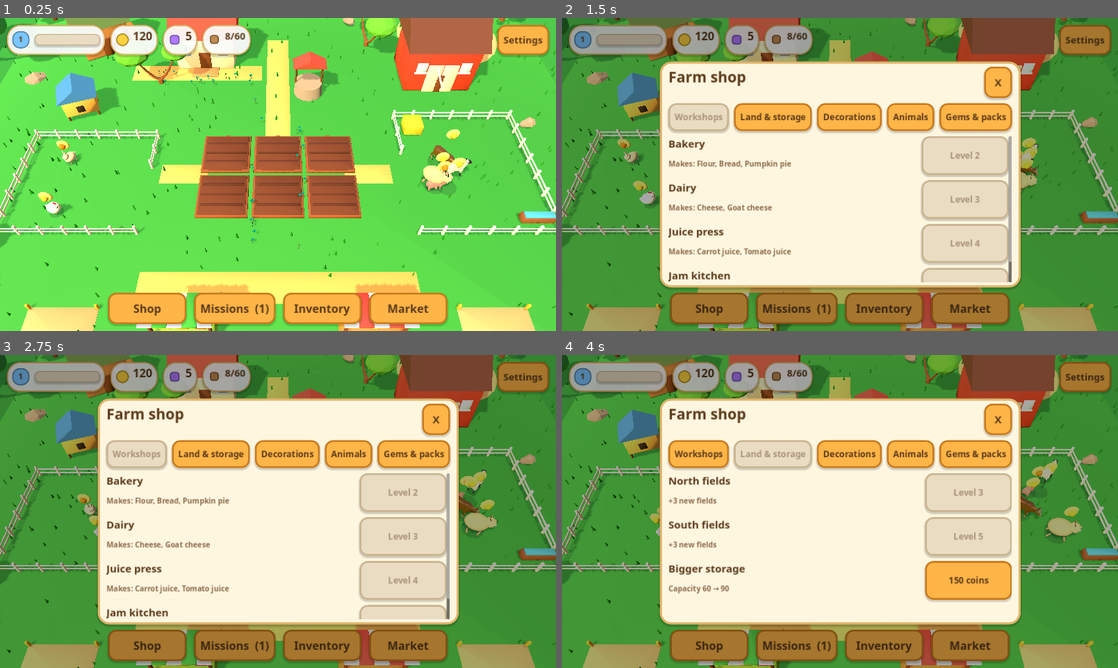
Above: before the commit, frames 1-4 (two rows, left to right).
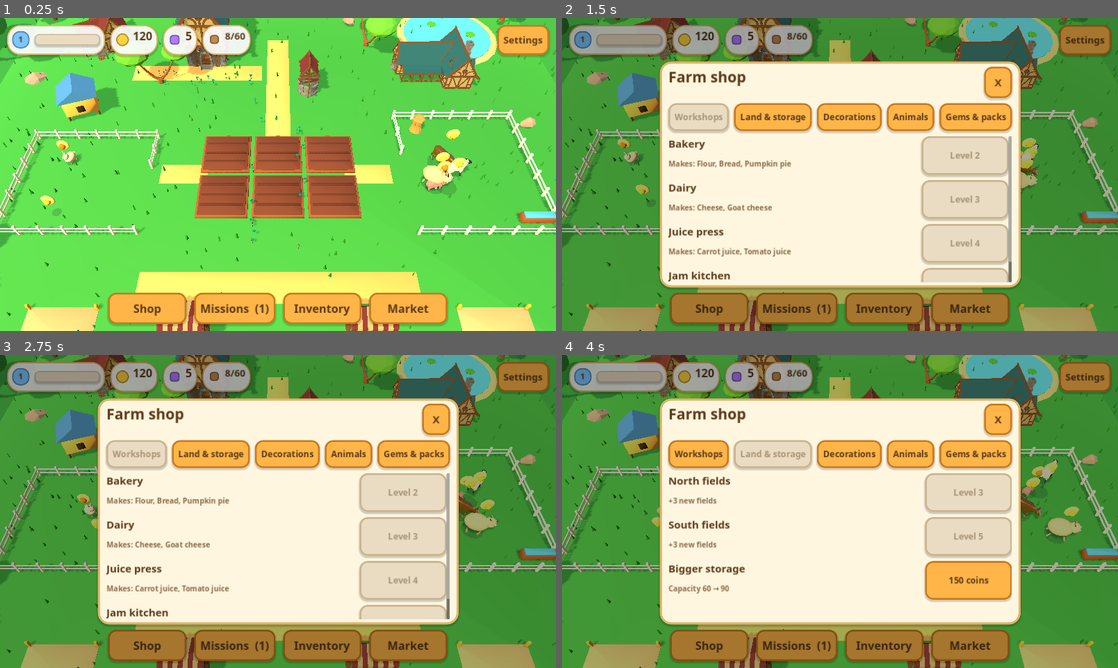
Above: after the commit, the same moments.

Repository: rababalhendy2-crypto/happy-farmworld
Game: Godot game, scene res://scenes/main.tscn
Same seed, same stepped clock (60 frames per second), same inputs: the game is played once before the commit and once after it.
Inputs:
- Up to frame 1 (0.25 s): no input
- Up to frame 2 (1.5 s): click "Shop" at 0.5 s; click "Missions (1)" at 1.25 s
- Up to frame 3 (2.75 s): click "Inventory" at 2 s
- Up to frame 4 (4 s): click "Market" at 2.75 s; click "Land & storage" at 3.5 s

The runs differ from the first frame. In frame 1, 8.4% of the frame differs, in the area x 6-89%, y 0-100%; in frame 2, 5.7%; in frame 3, 5.5%; in frame 4, 5.5%.

Commit message:
Replace cube buildings and workshops with CC0 village models; fix market stand size; hay bale model
Co-Authored-By: Claude Opus 5.5 <noreply@anthropic.com>
Claude-Session: https://claude.ai/code/session_01FMeQbxj4ZFq6wfEh9j1Ku1

Diff:
--- a/scripts/world/farm_world.gd
+++ b/scripts/world/farm_world.gd
@@ -232,7 +232,11 @@
 	# Water trough and hay in pens
 	MF.box(self, Vector3(1.6, 0.4, 0.5), Color("#8a5a36"), Vector3(12.2, 0.2, 4.2))
 	MF.box(self, Vector3(1.4, 0.1, 0.35), Color("#58b7ea"), Vector3(12.2, 0.42, 4.2))
-	MF.box(self, Vector3(1.0, 0.7, 1.0), Color("#e8c547"), Vector3(7.4, 0.35, -1.7))
+	var hay := Node3D.new()
+	hay.position = Vector3(7.6, 0, -1.6)
+	add_child(hay)
+	if not MF.building_model(hay, "Hay.obj", Vector3(1.4, 1.0, 1.4), 30.0):
+		MF.box(hay, Vector3(1.0, 0.7, 1.0), Color("#e8c547"), Vector3(0, 0.35, 0))
 	# Trees around the edge
 	var rng := RandomNumberGenerator.new()
 	rng.seed = 42
--- a/scripts/world/model_factory.gd
+++ b/scripts/world/model_factory.gd
@@ -64,7 +64,7 @@
 ## The nature pack has plain grey materials -> trunk/stem gets brown, the rest gets `tint`.
 static func _recolor(mi: MeshInstance3D, path: String, tint: Color) -> void:
 	var m := mi.mesh
-	if path.begins_with("crops/"):
+	if not path.begins_with("nature/"):
 		for i in m.get_surface_count():
 			var sm: Material = m.surface_get_material(i)
 			if sm is StandardMaterial3D:
@@ -89,6 +89,26 @@
 				c = Color("#8a5a36")
 			mi.set_surface_override_material(i, mat(c))
 
+## Places a village-pack building so it fills `footprint` (x/z in metres), standing on the ground.
+static func building_model(parent: Node3D, file: String, footprint: Vector3, rot_y: float = 0.0) -> bool:
+	var m: Mesh = res("village/" + file)
+	if m == null:
+		return false
+	var a := m.get_aabb()
+	var k := maxf(footprint.x, footprint.z) / maxf(maxf(a.size.x, a.size.z), 0.001)
+	if footprint.y > 0.0:  # optional height cap
+		k = minf(k, footprint.y / maxf(a.size.y, 0.001))
+	var pivot := Node3D.new()
+	pivot.rotation_degrees.y = rot_y
+	parent.add_child(pivot)
+	var mi := MeshInstance3D.new()
+	mi.mesh = m
+	mi.scale = Vector3.ONE * k
+	mi.position = Vector3(-(a.position.x + a.size.x * 0.5) * k, -a.position.y * k, -(a.position.z + a.size.z * 0.5) * k)
+	_recolor(mi, "village/" + file, Color(0, 0, 0, 0))
+	pivot.add_child(mi)
+	return true
+
 static func box(parent: Node3D, size: Vector3, color: Color, pos: Vector3, rot := Vector3.ZERO) -> MeshInstance3D:
 	var mesh := _cached("box%s" % size, func(): return rounded_box(size))
 	return _mi(mesh, color, pos, parent, rot)
@@ -154,17 +174,23 @@
 		box(parent, Vector3(0.75, 0.1, 0.1), Color.WHITE, Vector3(x, h * 0.62 - 0.35, d / 2 + 0.05))
 
 static func farmhouse(parent: Node3D) -> void:
+	if building_model(parent, "House_1.obj", Vector3(4.2, 0, 3.6), 0.0):
+		return
 	house(parent, Color("#fff3d6"), Color("#e2574c"), 3.6, 3.0, 2.2)
 	box(parent, Vector3(0.5, 1.2, 0.5), Color("#b9b2a8"), Vector3(1.0, 3.3, -0.4))  # chimney
 	box(parent, Vector3(1.6, 0.12, 0.9), Color("#c89b6d"), Vector3(0, 0.06, 1.95))  # porch
 
 static func barn(parent: Node3D) -> void:
+	if building_model(parent, "Stable.obj", Vector3(4.8, 0, 3.8), 0.0):
+		return
 	house(parent, Color("#c94b3b"), Color("#6e4a3a"), 4.0, 3.2, 2.8)
 	for x in [-0.45, 0.45]:
 		box(parent, Vector3(0.85, 1.9, 0.08), Color("#fff3d6"), Vector3(x, 0.95, 1.63))
 	box(parent, Vector3(0.12, 1.8, 0.1), Color.WHITE, Vector3(0, 0.95, 1.68), Vector3(0, 0, 25))
 
 static func coop(parent: Node3D) -> void:
+	if false:  # House_4 is roofless; keep the painted coop
+		return
 	box(parent, Vector3(1.8, 1.1, 1.4), Color("#f2c46d"), Vector3(0, 0.85, 0))
 	for x in [-0.8, 0.8]:
 		for z in [-0.6, 0.6]:
@@ -173,11 +199,15 @@
 	box(parent, Vector3(0.4, 0.4, 0.06), Color("#3a2a1a"), Vector3(0, 0.75, 0.72))
 
 static func warehouse(parent: Node3D) -> void:
+	if building_model(parent, "Blacksmith.obj", Vector3(3.6, 0, 3.0), 0.0):
+		return
 	house(parent, Color("#b98a5a"), Color("#5c7d4b"), 3.0, 2.4, 2.0)
 	for i in 3:
 		box(parent, Vector3(0.6, 0.6, 0.6), Color("#d9a85c"), Vector3(1.9, 0.3 + i * 0.0, -0.6 + i * 0.65))
 
 static func seed_shop(parent: Node3D) -> void:
+	if building_model(parent, "MarketStand_1.obj", Vector3(1.8, 1.9, 1.8), 90.0):
+		return
 	box(parent, Vector3(2.4, 0.9, 1.0), Color("#8bc34a"), Vector3(0, 0.45, 0))
 	for x in [-1.1, 1.1]:
 		cyl(parent, 0.07, 0.07, 2.2, Color("#7a4a2a"), Vector3(x, 1.1, -0.4))
@@ -189,6 +219,8 @@
 		box(parent, Vector3(0.5, 0.3, 0.5), cols[i], Vector3(-0.7 + i * 0.7, 1.05, 0))
 
 static func market_stand(parent: Node3D) -> void:
+	if building_model(parent, "MarketStand_2.obj", Vector3(1.8, 1.9, 1.8), 90.0):
+		return
 	box(parent, Vector3(2.4, 0.9, 1.0), Color("#d08c4c"), Vector3(0, 0.45, 0))
 	for x in [-1.1, 1.1]:
 		cyl(parent, 0.07, 0.07, 2.2, Color("#7a4a2a"), Vector3(x, 1.1, -0.4))
@@ -198,6 +230,8 @@
 	sphere(parent, 0.35, Color("#ffd23f"), Vector3(0, 1.25, 0), Vector3(1, 0.4, 1))  # coin pile
 
 static func well(parent: Node3D) -> void:
+	if building_model(parent, "Well.obj", Vector3(1.9, 0, 1.9), 0.0):
+		return
 	cyl(parent, 0.8, 0.85, 0.8, Color("#a8a29a"), Vector3(0, 0.4, 0), Vector3.ZERO, 14)
 	cyl(parent, 0.68, 0.68, 0.05, Color("#4fb3e8", 0.9), Vector3(0, 0.75, 0), Vector3.ZERO, 14)
 	for x in [-0.75, 0.75]:
@@ -313,18 +347,28 @@
 # ------------------------------------------------------------ animals
 
 ## type -> [file, length in metres, yaw offset in degrees]
-const ANIMAL_MODELS := {"cow": ["animals/Cow.glb", 1.7, 0.0], "pig": ["animals/Pig.fbx", 1.15, 0.0], "sheep": ["animals/Sheep.fbx", 1.35, 0.0]}
+const ANIMAL_MODELS := {"chicken": ["animals/Chick.obj", 0.6, 0.0], "golden_hen": ["animals/Chick.obj", 0.7, 0.0], "cow": ["animals/Cow.glb", 1.7, 0.0], "pig": ["animals/Pig.fbx", 1.15, 0.0], "sheep": ["animals/Sheep.fbx", 1.35, 0.0]}
 
 static func _model_animal(parent: Node3D, type: String) -> Dictionary:
 	if not ANIMAL_MODELS.has(type):
 		return {}
 	var def: Array = ANIMAL_MODELS[type]
-	var ps: PackedScene = res(def[0])
-	if ps == null:
+	var r: Resource = res(def[0])
+	if r == null:
 		return {}
 	var body_root := Node3D.new()
 	parent.add_child(body_root)
-	var inst: Node3D = ps.instantiate()
+	var inst: Node3D
+	if r is Mesh:
+		inst = MeshInstance3D.new()
+		inst.mesh = r
+		_recolor(inst, def[0], Color(0, 0, 0, 0))
+		if type == "golden_hen":
+			for i in r.get_surface_count():
+				var c: Color = (inst.get_surface_override_material(i) as StandardMaterial3D).albedo_color
+				inst.set_surface_override_material(i, mat(c.lerp(Color("#ffc928"), 0.6)))
+	else:
+		inst = (r as PackedScene).instantiate()
 	body_root.add_child(inst)
 	inst.rotation_degrees.y = def[2]
 	# Normalise size: measure the mesh in world space and scale to the wanted length.
@@ -448,28 +492,34 @@
 
 # ------------------------------------------------------------ workshops
 
+const WORKSHOP_MODELS := {
+	"bakery": ["House_1.obj", "Barrel.obj"],
+	"dairy": ["Stable.obj", "Hay.obj"],
+	"juice_press": ["Blacksmith.obj", "Cart.obj"],
+	"jam_kitchen": ["Inn.obj", "Crate.obj"],
+}
+
 static func workshop(parent: Node3D, id: String) -> Node3D:
 	## Returns a node that may be animated (chimney smoke anchor / moving part) or null.
+	var spec: Array = WORKSHOP_MODELS.get(id, [])
+	if not spec.is_empty() and building_model(parent, spec[0], Vector3(3.2, 3.4, 3.2), 0.0):
+		var prop := Node3D.new()
+		prop.position = Vector3(1.9, 0, 1.0)
+		parent.add_child(prop)
+		building_model(prop, spec[1], Vector3(0.9, 0.9, 0.9), 20.0)
+		var anchor := Node3D.new()
+		anchor.position = Vector3(-0.6, 3.6, -0.3)
+		parent.add_child(anchor)
+		return anchor
 	match id:
 		"bakery":
 			house(parent, Color("#ffe7c2"), Color("#b5652b"), 3.0, 2.4, 2.0)
-			box(parent, Vector3(0.45, 1.0, 0.45), Color("#b9b2a8"), Vector3(-0.8, 2.9, -0.3))
-			sphere(parent, 0.35, Color("#e09a4a"), Vector3(0, 2.2, 1.3), Vector3(1.3, 0.8, 0.5))  # bread sign
 		"dairy":
 			house(parent, Color("#f4fbff"), Color("#4f8fd6"), 3.0, 2.4, 2.0)
-			box(parent, Vector3(0.45, 1.0, 0.45), Color("#b9b2a8"), Vector3(-0.8, 2.9, -0.3))
-			for x in [1.75, 2.05]:
-				cyl(parent, 0.16, 0.2, 0.6, Color("#d9e2ea"), Vector3(x, 0.3, 0.6), Vector3.ZERO, 8)
 		"juice_press":
 			house(parent, Color("#e6f7c8"), Color("#f08a24"), 3.0, 2.4, 2.0)
-			box(parent, Vector3(0.45, 1.0, 0.45), Color("#b9b2a8"), Vector3(-0.8, 2.9, -0.3))
-			for z in [-0.3, 0.4]:
-				cyl(parent, 0.32, 0.32, 0.8, Color("#a0663a"), Vector3(1.9, 0.4, z), Vector3.ZERO, 10)
 		"jam_kitchen":
 			house(parent, Color("#ffe1ec"), Color("#9b5de5"), 3.0, 2.4, 2.0)
-			box(parent, Vector3(0.45, 1.0, 0.45), Color("#b9b2a8"), Vector3(-0.8, 2.9, -0.3))
-			for i in 3:
-				cyl(parent, 0.12, 0.12, 0.28, Color("#e8384f"), Vector3(-0.5 + i * 0.5, 1.25, 1.25), Vector3.ZERO, 8)
 	var smoke := Node3D.new()
 	smoke.position = Vector3(-0.8, 3.5, -0.3)
 	parent.add_child(smoke)
@@ -519,6 +569,8 @@
 			prism(parent, Vector3(0.6, 0.3, 0.55), Color("#e2574c"), Vector3(0, 2.17, 0))
 			sphere(parent, 0.07, Color("#3a2a1a"), Vector3(0, 1.85, 0.23), Vector3(1, 1, 0.3))
 		"windmill":
+			if building_model(parent, "Mill.obj", Vector3(3.2, 0, 3.2)):
+				return null
 			cyl(parent, 0.7, 1.1, 4.0, Color("#fff3d6"), Vector3(0, 2.0, 0), Vector3.ZERO, 8)
 			cyl(parent, 0.05, 0.9, 0.9, Color("#e2574c"), Vector3(0, 4.45, 0), Vector3.ZERO, 8)
 			var hub := Node3D.new()
Not shown, added: assets/models/LICENSE_Quaternius_MedievalVillage_CC0.txt
Not shown, added: assets/models/animals/Chick.mtl
Not shown, added: assets/models/animals/Chick.obj
Not shown, added: assets/models/animals/Chick.obj.import
Not shown, added: assets/models/village/Barrel.mtl
Not shown, added: assets/models/village/Barrel.obj
Not shown, added: assets/models/village/Barrel.obj.import
Not shown, added: assets/models/village/Bench_1.mtl
Not shown, added: assets/models/village/Bench_1.obj
Not shown, added: assets/models/village/Bench_1.obj.import
Not shown, added: assets/models/village/Blacksmith.mtl
Not shown, added: assets/models/village/Blacksmith.obj
(and 31 more such lines)
